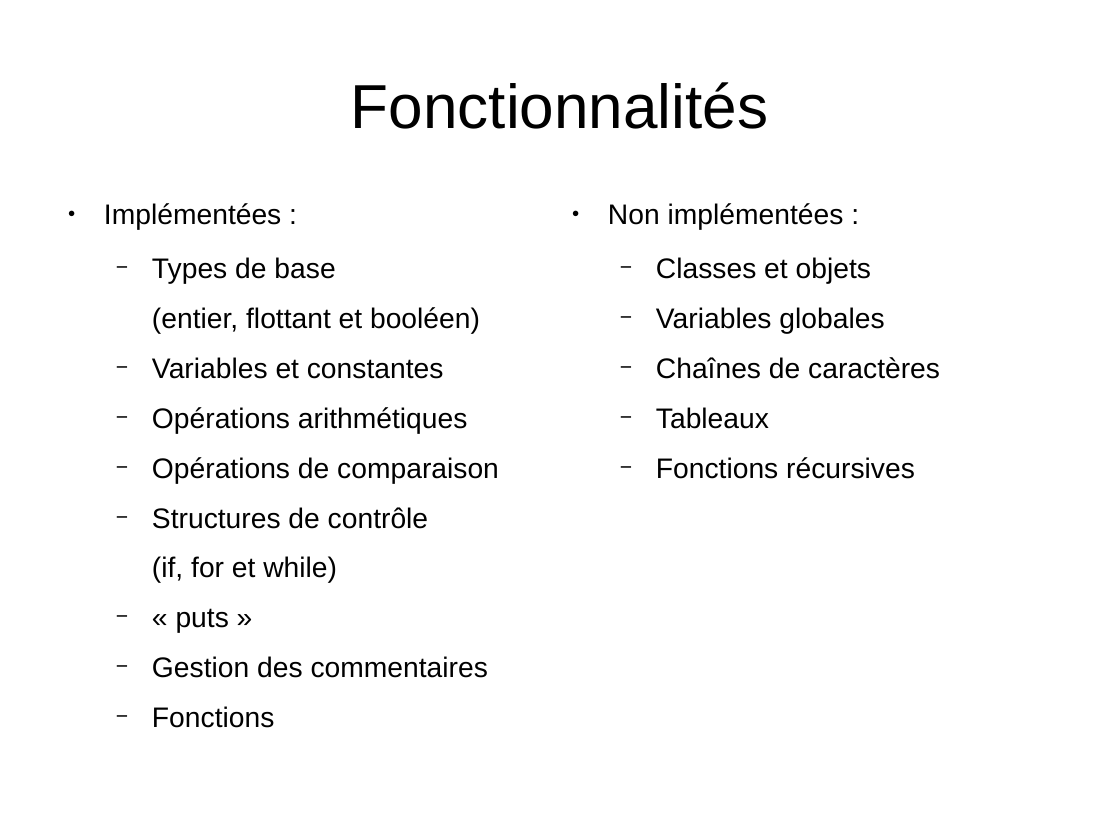
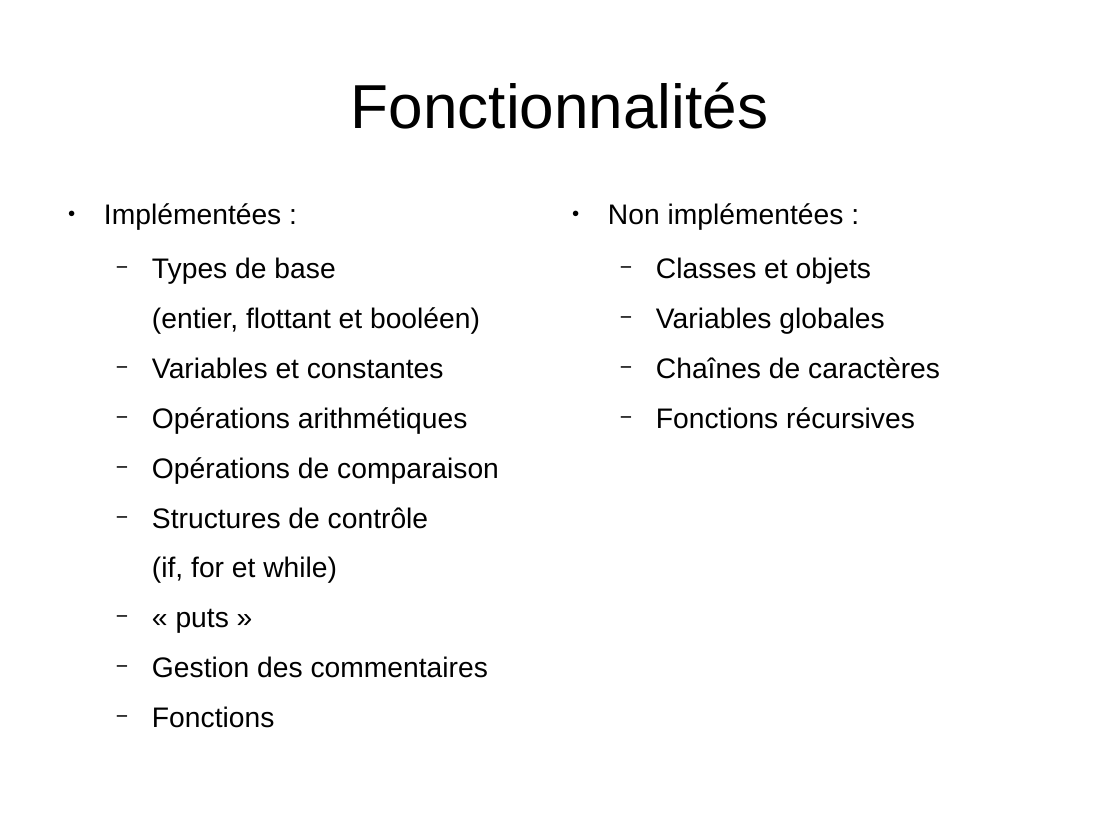
Before and after one commit to uOptim/rubic-enseirb, a slide deck: slide 6 of rapport/soutenance.odp. Drawn at 1120x840 pixels with LibreOffice and Linux fonts; fonts in the diff are those of the drawing. Boxes give left, top, right and bottom in pixels: in the first picture for what was removed or moved away, otherwise in the second. Text is boxed around its words. In the diff, an @@ line names an element or a change of style, - is before the commit and + after.

Commit message:
retrait tableau des fonctionnalités non implémentées

```diff
--- a/rapport/soutenance.odp
+++ b/rapport/soutenance.odp
@@ text at <box>656,407,769,429</box>: paragraph removed @@
-  − Tableaux
```
